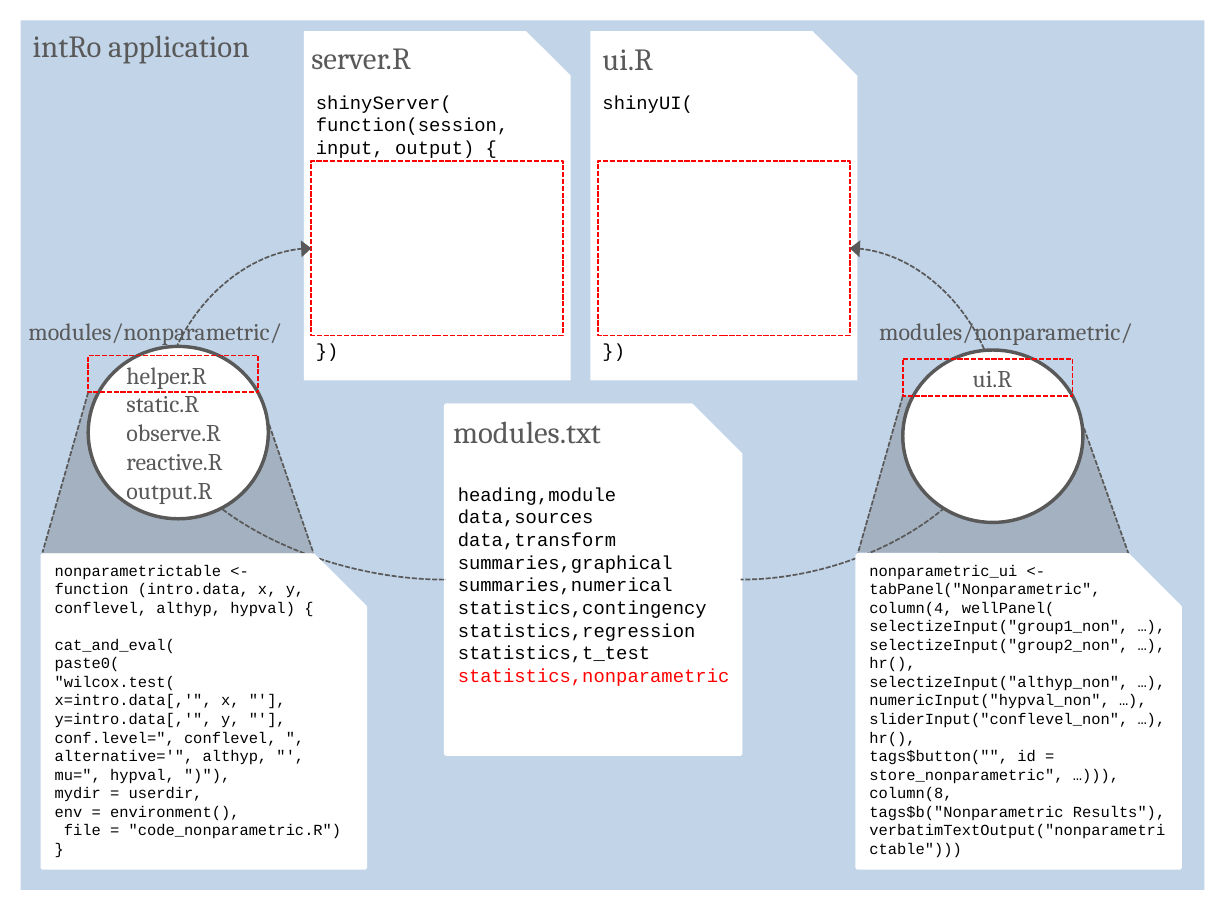
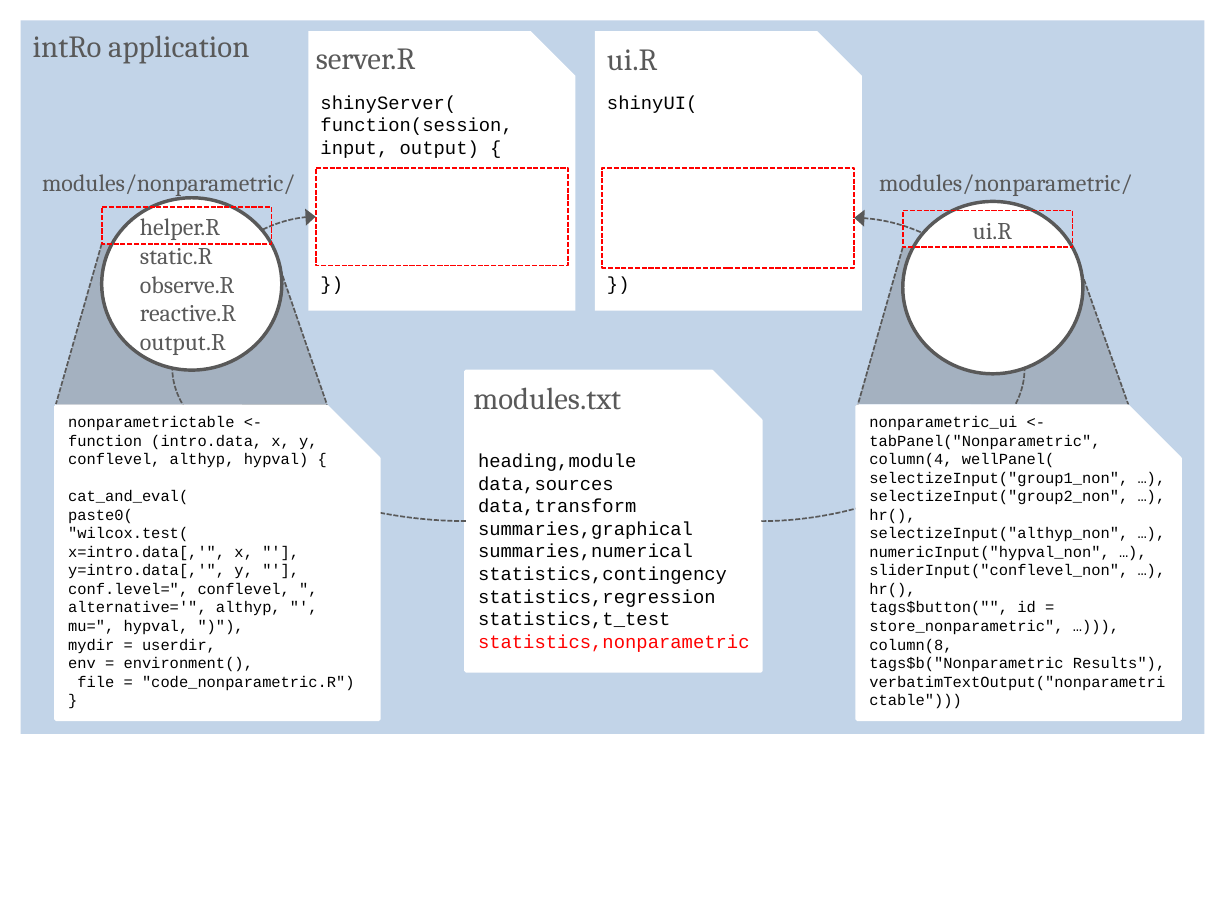
Before and after one commit to gammarama/intRo, a slide deck: slide 1 of student-paper-competition-2014/images/images.pptx. Drawn at 1232x924 pixels with LibreOffice and Linux fonts; fonts in the diff are those of the drawing. Boxes give left, top, right and bottom in pixels: in the first picture for what was removed or moved away, otherwise in the second. Text is boxed around its words. In the diff, an @@ line names an element or a change of style, - is before the commit and + after.

```diff
--- a/student-paper-competition-2014/images/images.pptx
+++ b/student-paper-competition-2014/images/images.pptx
@@ rectangle: place and size @@
-rectangle at <box>21,21,1205,891</box>
+rectangle at <box>21,21,1205,734</box>
@@ text "server.R": place and size @@
-text "server.R" at <box>311,48,411,69</box>
+text "server.R" at <box>316,48,416,69</box>
@@ snip rect: place and size @@
-snip rect at <box>304,31,572,379</box>
+snip rect at <box>308,31,575,310</box>
@@ text "ui.R": place and size @@
-text "ui.R" at <box>602,49,653,70</box>
+text "ui.R" at <box>607,49,658,70</box>
@@ snip rect: place and size @@
-snip rect at <box>590,31,857,379</box>
+snip rect at <box>595,31,862,310</box>
@@ text "shinyServer(": place and size @@
-text "shinyServer(" at <box>316,96,508,158</box>
+text "shinyServer(" at <box>320,96,512,158</box>
@@ text "shinyUI(": place and size @@
-text "shinyUI(" at <box>602,96,693,113</box>
+text "shinyUI(" at <box>607,96,698,113</box>
@@ rectangle: place and size @@
-rectangle at <box>312,161,564,336</box>
+rectangle at <box>315,168,568,266</box>
@@ rectangle: place and size @@
-rectangle at <box>598,161,850,336</box>
+rectangle at <box>602,168,855,267</box>
@@ 2 texts, 1 rectangle, 1 ellipse: place and size @@
-2 texts, 1 rectangle, 1 ellipse at <box>879,318,1132,522</box>
+2 texts, 1 rectangle, 1 ellipse at <box>879,174,1132,373</box>
@@ curved arrow moved from (312, 248) - (446, 579) to (315, 217) - (466, 521) @@
@@ curved arrow moved from (850, 248) - (740, 579) to (854, 218) - (761, 521) @@
@@ 2 texts, 2 lines, 1 freeform shape, 1 ellipse, 1 rectangle: place and size @@
-2 texts, 2 lines, 1 freeform shape, 1 ellipse, 1 rectangle at <box>28,318,314,553</box>
+2 texts, 2 lines, 1 freeform shape, 1 ellipse, 1 rectangle at <box>42,174,328,405</box>
@@ 2 lines, 1 text, 1 freeform shape, 1 snip rect: place and size @@
-2 lines, 1 text, 1 freeform shape, 1 snip rect at <box>857,395,1180,867</box>
+2 lines, 1 text, 1 freeform shape, 1 snip rect at <box>857,248,1180,719</box>
@@ text "modules.txt": place and size @@
-text "modules.txt" at <box>453,421,601,444</box>
+text "modules.txt" at <box>473,387,621,410</box>
@@ snip rect: place and size @@
-snip rect at <box>446,405,740,754</box>
+snip rect at <box>466,371,760,670</box>
@@ text "nonparametrictable <-": place and size @@
-text "nonparametrictable <-" at <box>55,564,342,839</box>
+text "nonparametrictable <-" at <box>68,416,355,691</box>
@@ snip rect: place and size @@
-snip rect at <box>42,554,365,867</box>
+snip rect at <box>55,407,378,719</box>
@@ text "heading,module": place and size @@
-text "heading,module" at <box>458,488,730,686</box>
+text "heading,module" at <box>478,454,750,652</box>
```
Also in this commit, not shown: 1 other slide changed, 4 other files.
